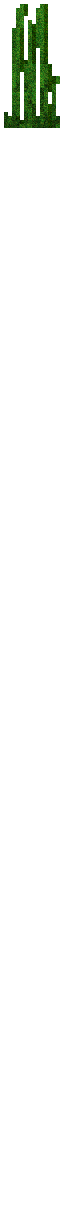
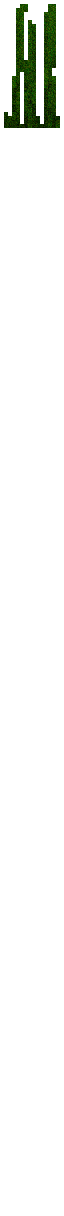
Two versions of the same layered image (64 × 1216). Layer-by-layer changes:
renamed "5-8 #1" to "5-8 (confirmed)", hid the group it (4 layers) over [12, 4, 48, 64]
showed group "9-12 #1" (4 layers) over [16, 4, 56, 64]
renamed "5-8 #3" to "5-8 (confirmed) #1", hid the group it (4 layers) over [4, 64, 60, 128]
showed group "9-12 #3" (4 layers) over [4, 64, 60, 128]
